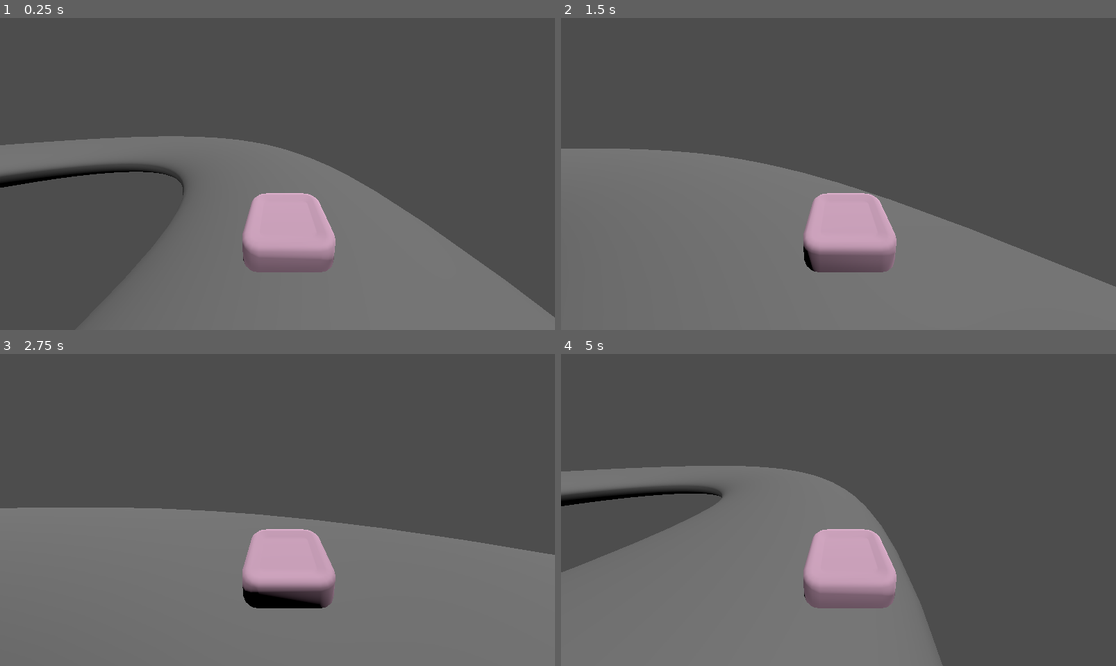
Above: before the commit, frames 1-4 (two rows, left to right).
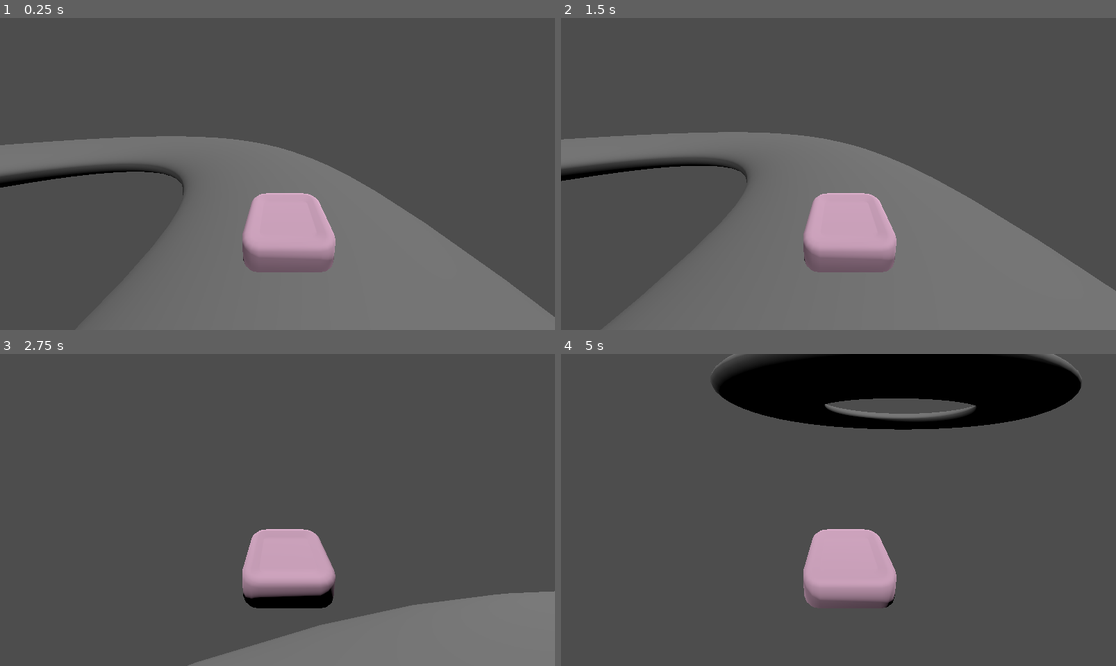
Above: after the commit, the same moments.

Repository: cg2713/BubbleRush
Game: Godot game, scene res://playable_test_level.tscn
The game is run twice, just before and just after one commit, with the same random seed, the same clock (stepped at 60 frames per second) and the same inputs.
Inputs:
- Up to frame 1 (0.25 s): no input
- Up to frame 2 (1.5 s): hold Right (ui_right) 0.53-1.28 s; hold Down (ui_down) from 1.28 s (still down)
- Up to frame 3 (2.75 s): release Down (ui_down) at 2.03 s; hold Right (ui_right) from 2.03 s (still down)
- Up to frame 4 (5 s): release Right (ui_right) at 2.78 s; hold Up (ui_up) 2.78-3.53 s; hold Left (ui_left) from 3.53 s (still down)

The runs differ from the first frame. In frame 1, less than 0.1% of the frame differs, in the area x 0-100%, y 37-96%; in frame 2, 21%; in frame 3, 33%; in frame 4, 43%, in the area x 0-94%, y 0-100%.

Commit message:
More car turning tweaks
Increased speed
Decreased friction
Turning now is limited by the current speed

Diff:
--- a/bubblerush/car.gd
+++ b/bubblerush/car.gd
@@ -1,7 +1,7 @@
 extends CharacterBody3D
 
 
-const SPEED = 15.0
+const SPEED = 25.0
 
 
 func _physics_process(delta: float) -> void:
@@ -14,9 +14,10 @@
 	# As good practice, you should replace UI actions with custom gameplay actions.
 	var input_dir := Input.get_vector("ui_left", "ui_right", "ui_up", "ui_down")
 	#print(input_dir.y)
-	rotate_y(-input_dir.x * delta)
+	var currentVelocity = velocity.length()
+	rotate_y(-input_dir.x * delta * currentVelocity/4)
 	velocity += transform.basis.z * input_dir.y * SPEED * delta
-	velocity += transform.basis.x * input_dir.x * (SPEED/3) * delta
-	velocity *= 1 - delta * 1.5
+	velocity += transform.basis.x * input_dir.x * (SPEED/3) * delta * (currentVelocity/4)
+	velocity *= 1 - delta * 1.2
 	print(velocity.z)
 	move_and_slide()
